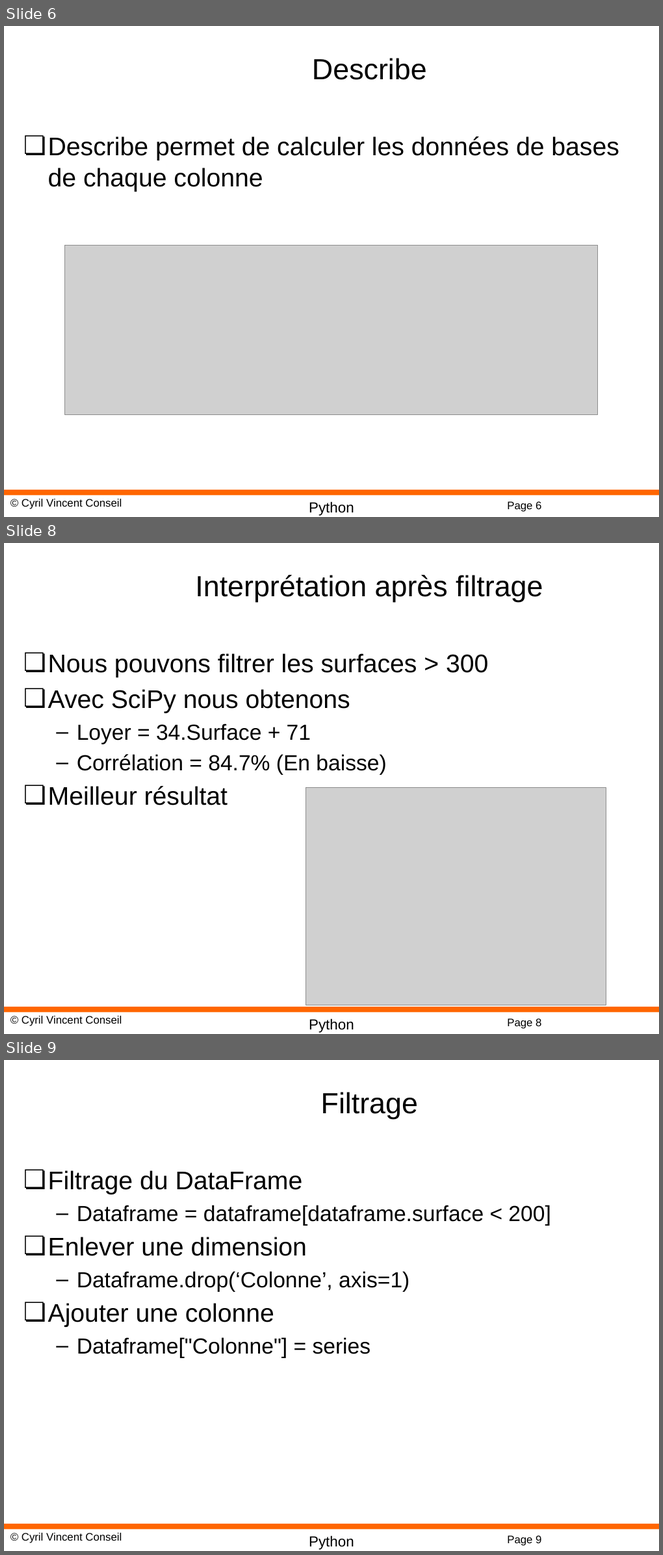
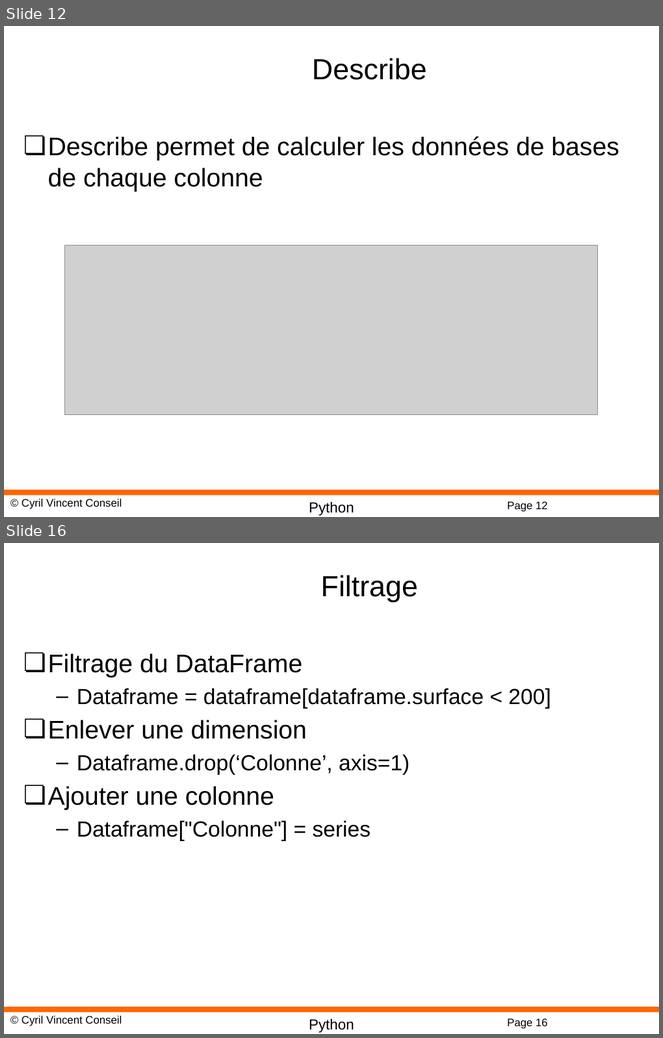
Before and after one commit to cyrilvincent/math, a slide deck: ppt/PythonMath11-Pandas.pptx. Shown one above the other, each under a label of ours: slides 6, 8 and 9 before the commit, slides 12 and 16 after it; the slides between them are not shown. The pictures are 663x1555 and 663x1038 pixels, drawn with LibreOffice and Linux fonts; fonts in the diff are those of the drawing; grey boxes stand for pictures; background and template pictures are left out. Boxes give left, top, right and bottom in pixels: in the first picture for what was removed or moved away, otherwise in the second. Text is boxed around its words. In the diff, an @@ line names an element or a change of style, - is before the commit and + after.

```diff
--- a/ppt/PythonMath11-Pandas.pptx
+++ b/ppt/PythonMath11-Pandas.pptx
@@ slide 8 removed at <box>4,543,659,1034</box>, background #FFFFFF; not listed: 4 template elements that a slide beside it also shows @@
@@ title removed at <box>195,575,543,602</box> @@
-Interprétation après filtrage
@@ text removed at <box>48,653,488,806</box> @@
-❏ Nous pouvons filtrer les surfaces > 300
-❏ Avec SciPy nous obtenons
-  – Loyer = 34.Surface + 71
-  – Corrélation = 84.7% (En baisse)
-❏ Meilleur résultat
@@ picture removed at <box>306,787,606,1006</box> @@
@@ what was slide 6 is now slide 12 @@
@@ page number at <box>507,502,548,512</box>: text changed @@
-Page 6
+Page 12
@@ what was slide 9 is now slide 16 @@
@@ page number at <box>507,1019,548,1029</box>: text changed @@
-Page 9
+Page 16
```
Also in this commit, not shown: 18 slides added, 1 other slide removed, 26 other files.
